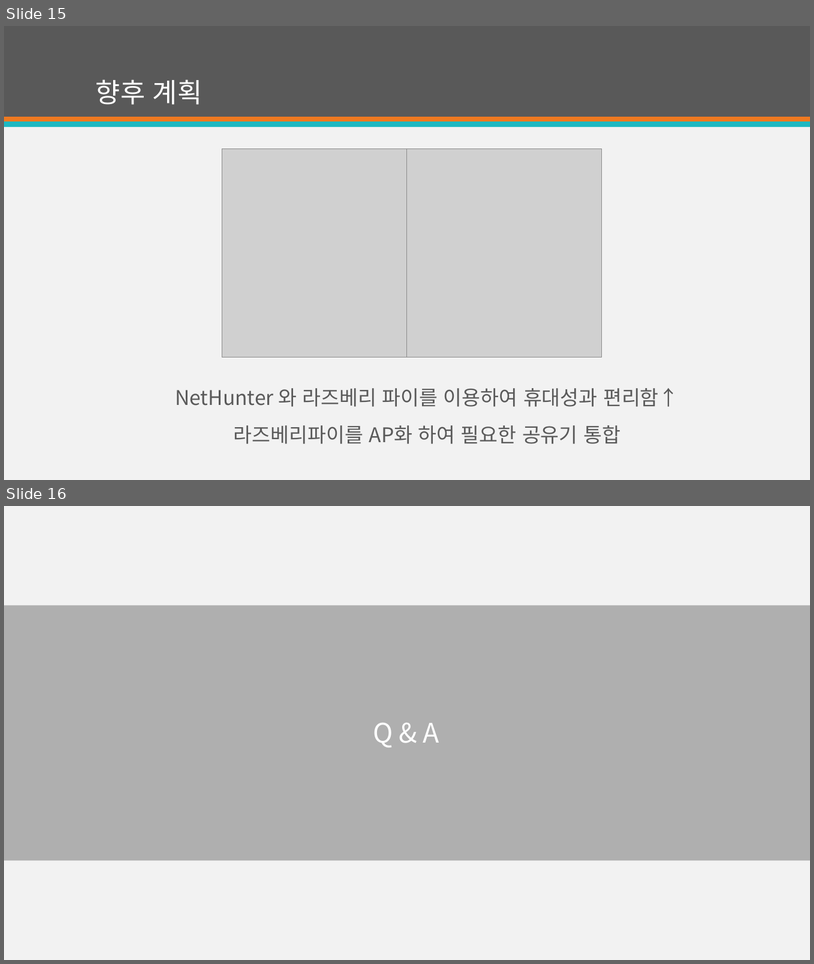
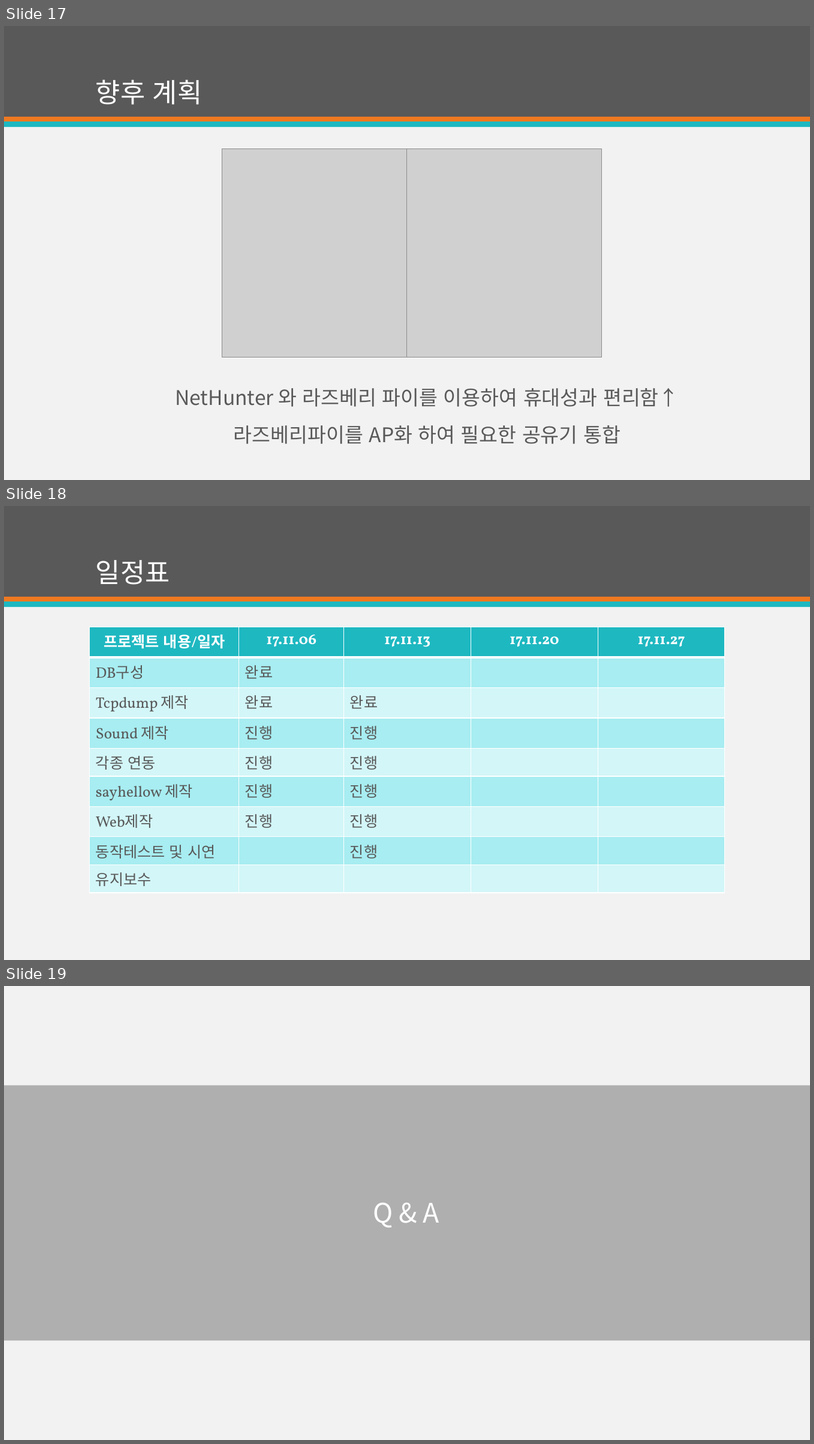
Before and after one commit to jungyoungho/Project_PPT, a slide deck: 개인프로젝트.pptx. Shown one above the other, each under a label of ours: slides 15 and 16 before the commit, slides 17, 18 and 19 after it. The pictures are 814x964 and 814x1444 pixels, drawn with LibreOffice and Linux fonts; fonts in the diff are those of the drawing; grey boxes stand for pictures. Boxes give left, top, right and bottom in pixels: in the first picture for what was removed or moved away, otherwise in the second. Text is boxed around its words. In the diff, an @@ line names an element or a change of style, - is before the commit and + after.

```diff
--- a/개인프로젝트.pptx
+++ b/개인프로젝트.pptx
@@ slide 18 added at (x1=4, y1=506, x2=810, y2=960), background #F2F2F2; not listed: 3 template elements that a slide beside it also shows @@
@@ title added at (x1=96, y1=560, x2=170, y2=585), 32 pt, text #FFFFFF @@
+일정표
@@ table added at (x1=90, y1=627, x2=726, y2=888), 9 rows, 5 columns @@
+프로젝트 내용/일자 | 17.11.06 | 17.11.13 | 17.11.20 | 17.11.27
+DB구성 | 완료 |  |  | 
+Tcpdump 제작 | 완료 | 완료 |  | 
+Sound 제작 | 진행 | 진행 |  | 
+각종 연동 | 진행 | 진행 |  | 
+sayhellow 제작 | 진행 | 진행 |  | 
+Web제작 | 진행 | 진행 |  | 
+동작테스트 및 시연 |  | 진행 |  | 
+유지보수 |  |  |  | 
@@ what was slide 15 is now slide 17 @@
@@ what was slide 16 is now slide 19 @@
```
Also in this commit, not shown: 2 other slides added.
